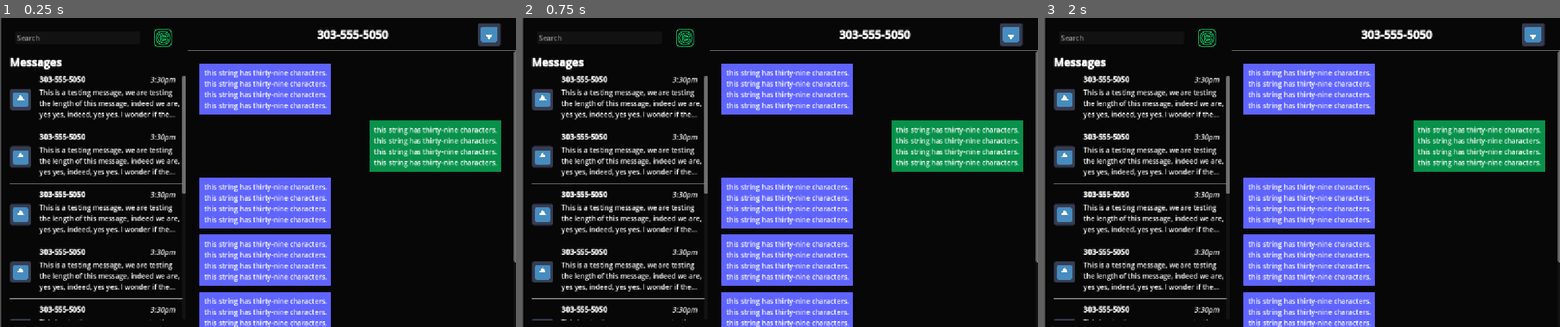
Above: before the commit, frames 1-3 (left to right).
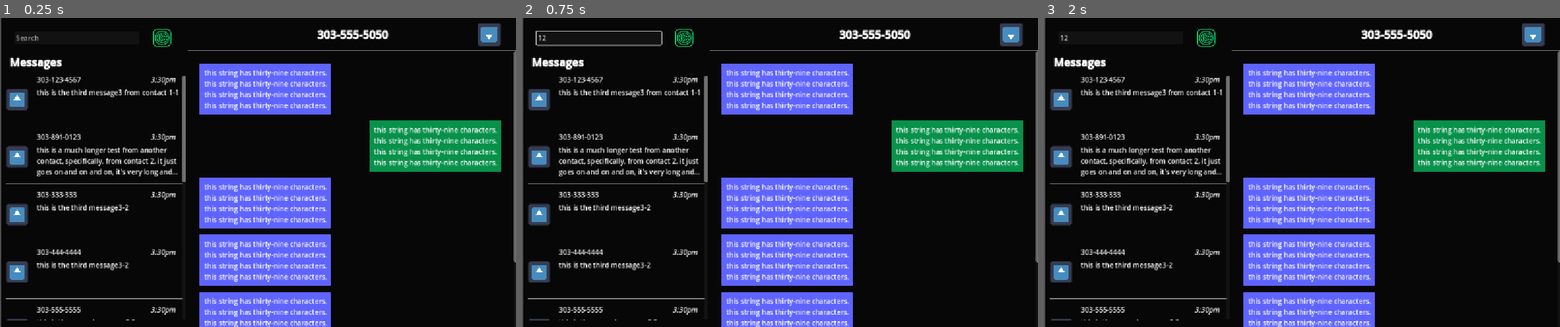
Above: after the commit, the same moments.

Repository: cyschneck/new-phone-who-dis
Game: Godot game, scene res://scenes/main.tscn
Same seed, same stepped clock (60 frames per second), same inputs: the game is played once before the commit and once after it. The engine's default icon, where the game draws it, is replaced by a stand-in: a white triangle on a blue panel in a dark square.
Inputs (mouse positions are in pixels of both pictures, inside the frame that each line leads up to; where the layout moved, square brackets give the same spot in the first picture):
- Up to frame 1 (0.25 s): no input
- Up to frame 2 (0.75 s): click (599, 36) at 0.52 s; type "12" at 0.6 s
- Up to frame 3 (2 s): click (1203, 36) [1209, 36] at 1.25 s

The runs differ from the first frame. In frame 1, 6.0% of the frame differs, in the area x 1-36%, y 3-98%; in frame 2, 6.2%; in frame 3, 6.0%.

Commit message:
fix ordering, add signals to buttons/lineedit

Diff:
--- a/new-phone-who-dis/data/base_messages.json
+++ b/new-phone-who-dis/data/base_messages.json
@@ -1,20 +1,89 @@
 {
   "contact 1": {
-	"contact_name": "Honeylick",
+	"contact_name": "Loudermilk",
 	"number": "303-123-4567",
 	"messages": {
-	  "base_message1": "this is a test from contact 1",
-	  "base_message2": "this is the second message2-1",
-	  "base_messsage3": "this is the third message3-1"
+	  "message1": "this is a test from contact 1",
+	  "message2": "this is the second message2 and a test for one-1",
+	  "message3": "this is the third message3 from contact 1-1"
 	}
   },
   "contact 2": {
-	"contact_name": "Loudermilk",
+	"contact_name": "Fakemilk",
 	"number": "303-891-0123",
 	"messages": {
-	  "base_message1": "this is a much longer test from another contact, specifically, from contact 2",
-	  "base_message2": "this is the second message2-2",
-	  "base_messsage3": "this is the third message3-2"
+	  "message1": "this is the second message2-2",
+	  "message2": "this is a much longer test from another contact, specifically, from contact 2, it just goes on and on and on, it's very long and kind of tedious",
 	}
-  }
+  },
+  "contact 3": {
+	"contact_name": "Quietmilk",
+	"number": "303-333-333",
+	"messages": {
+	  "message1": "now we are at contact 3, and this is a medium sized message, not too long",
+	  "message2": "this is the second message2-2",
+	  "message3": "this is the third message3-2"
+	}
+  },
+  "contact 4": {
+	"contact_name": "NoisyMilk",
+	"number": "303-444-4444",
+	"messages": {
+	  "message1": "contact 4",
+	  "message2": "this is the second message2-2",
+	  "message3": "this is the third message3-2"
+	}
+  },
+  "contact 5": {
+	"contact_name": "Sombermilk",
+	"number": "303-555-5555",
+	"messages": {
+	  "message1": "contact 5",
+	  "message2": "this is the second message2-2",
+	}
+  },
+  "contact 6": {
+	"contact_name": "Depressedmilk",
+	"number": "303-666-666",
+	"messages": {
+	  "message1": "contact six",
+	  "message2": "this is the second message2-2",
+	}
+  },
+  "contact 7": {
+	"contact_name": "Evenloudermilk",
+	"number": "303-777-7777",
+	"messages": {
+	  "message1": "contact seven",
+	  "message2": "this is the second message2-2",
+	  "message3": "this is the third message3-2"
+	}
+  },
+  "contact 8": {
+	"contact_name": "Loudestmilk",
+	"number": "303-888-8888",
+	"messages": {
+	  "message1":"contact eight",
+	  "message2": "this is the second message2-2",
+	  "message3": "this is the third message3-2"
+	}
+  },
+  "contact 9": {
+	"contact_name": "Wholemlik",
+	"number": "303-999-9999",
+	"messages": {
+	  "message1": "contact nine",
+	  "message2": "this is the second message2-2",
+	  "message3": "this is the third message3-2"
+	}
+  },
+  "contact 10": {
+	"contact_name": "Oatmilk",
+	"number": "303-101-0101",
+	"messages": {
+	  "message1": "contact ten",
+	  "message2": "this is the second message2-2",
+	  "message3": "this is the third message3-2"
+	}
+  },
 }
--- a/new-phone-who-dis/scenes/message_with_contact.tscn
+++ b/new-phone-who-dis/scenes/contact.tscn
@@ -1,6 +1,7 @@
-[gd_scene load_steps=3 format=3 uid="uid://cmb6w2h80yo6f"]
+[gd_scene load_steps=4 format=3 uid="uid://cmb6w2h80yo6f"]
 
 [ext_resource type="Texture2D" uid="uid://dlvsclu2wa70u" path="res://images/icon.svg" id="1_7au3x"]
+[ext_resource type="Script" uid="uid://yxcxfj6v4rdp" path="res://scripts/message_with_contact.gd" id="1_udrli"]
 
 [sub_resource type="StyleBoxEmpty" id="StyleBoxEmpty_bffxa"]
 
@@ -8,6 +9,7 @@
 custom_minimum_size = Vector2(330, 100)
 layout_mode = 3
 anchors_preset = 0
+script = ExtResource("1_udrli")
 
 [node name="TextureRect" type="TextureRect" parent="."]
 layout_mode = 1
@@ -80,3 +82,5 @@
 grow_vertical = 2
 theme_override_styles/focus = SubResource("StyleBoxEmpty_bffxa")
 flat = true
+
+[connection signal="pressed" from="Button" to="." method="_on_button_pressed"]
--- a/new-phone-who-dis/scenes/main.tscn
+++ b/new-phone-who-dis/scenes/main.tscn
@@ -1,12 +1,14 @@
-[gd_scene load_steps=7 format=3 uid="uid://d4fcn2e8yiomf"]
+[gd_scene load_steps=10 format=3 uid="uid://d4fcn2e8yiomf"]
 
 [ext_resource type="Texture2D" uid="uid://b4hrwgkmvlmdj" path="res://images/icons8-settings-50-0CCE6B.png" id="1_0wfyh"]
-[ext_resource type="PackedScene" uid="uid://cmb6w2h80yo6f" path="res://scenes/message_with_contact.tscn" id="1_ig7tw"]
+[ext_resource type="PackedScene" uid="uid://cmb6w2h80yo6f" path="res://scenes/contact.tscn" id="1_ig7tw"]
+[ext_resource type="Script" uid="uid://u181dkwfqb85" path="res://scripts/search_bar.gd" id="2_85g3d"]
+[ext_resource type="Script" uid="uid://f4530de140nn" path="res://scripts/settings.gd" id="3_o6xl0"]
 [ext_resource type="Texture2D" uid="uid://dlvsclu2wa70u" path="res://images/icon.svg" id="3_sugp2"]
 [ext_resource type="PackedScene" uid="uid://dfyv37tioa6mf" path="res://scenes/purple_text.tscn" id="4_tbgi4"]
 [ext_resource type="PackedScene" uid="uid://dnd2uyg2ruxms" path="res://scenes/green_text.tscn" id="5_tefeu"]
-
-[sub_resource type="ImageTexture" id="ImageTexture_ig7tw"]
+[ext_resource type="Script" uid="uid://do3e4ldyqejfj" path="res://scripts/game_manager.gd" id="6_tefeu"]
+[ext_resource type="Script" uid="uid://c0fwdldoayhqb" path="res://scripts/contacts_list_button.gd" id="6_tipki"]
 
 [node name="main" type="Control"]
 layout_mode = 3
@@ -17,24 +19,39 @@
 offset_right = 2.0
 grow_horizontal = 2
 grow_vertical = 2
+mouse_filter = 1
+
+[node name="GameManager" type="Control" parent="."]
+anchors_preset = 0
+offset_right = 40.0
+offset_bottom = 40.0
+mouse_filter = 1
+script = ExtResource("6_tefeu")
 
 [node name="BackgroundColor" type="ColorRect" parent="."]
 layout_mode = 0
 offset_right = 1200.0
 offset_bottom = 720.0
+mouse_filter = 1
 color = Color(0.0278246, 0.0278245, 0.0278245, 1)
 
 [node name="SearchBar" type="LineEdit" parent="BackgroundColor"]
+top_level = true
 custom_minimum_size = Vector2(0, 31)
 layout_mode = 0
 offset_left = 33.0
 offset_top = 31.0
 offset_right = 323.0
 offset_bottom = 62.0
+theme_override_colors/font_placeholder_color = Color(0.673164, 0.673164, 0.673164, 1)
+theme_override_constants/outline_size = 2
 placeholder_text = "Search"
-right_icon = SubResource("ImageTexture_ig7tw")
+keep_editing_on_text_submit = true
+emoji_menu_enabled = false
+script = ExtResource("2_85g3d")
 
 [node name="SettingsButton" type="TextureButton" parent="BackgroundColor"]
+top_level = true
 custom_minimum_size = Vector2(50, 50)
 layout_mode = 0
 offset_left = 351.0
@@ -42,13 +59,16 @@
 offset_right = 401.0
 offset_bottom = 71.0
 texture_normal = ExtResource("1_0wfyh")
+script = ExtResource("3_o6xl0")
 
 [node name="ContactMessageLeft" type="Control" parent="BackgroundColor"]
+unique_name_in_owner = true
 layout_mode = 1
 anchor_right = 0.36
 anchor_bottom = 1.0
 offset_right = -3.05176e-05
 grow_vertical = 2
+mouse_filter = 1
 metadata/_edit_use_anchors_ = true
 
 [node name="MessagesLabel" type="RichTextLabel" parent="BackgroundColor/ContactMessageLeft"]
@@ -64,71 +84,72 @@
 [node name="ContactMessageScrollContainer" type="ScrollContainer" parent="BackgroundColor/ContactMessageLeft"]
 custom_minimum_size = Vector2(330, 500)
 layout_mode = 0
-offset_left = 20.0
+offset_left = 12.0
 offset_top = 134.0
 offset_right = 429.0
 offset_bottom = 703.0
 
-[node name="Messages" type="VBoxContainer" parent="BackgroundColor/ContactMessageLeft/ContactMessageScrollContainer"]
+[node name="Contacts" type="VBoxContainer" parent="BackgroundColor/ContactMessageLeft/ContactMessageScrollContainer"]
 layout_mode = 2
 size_flags_horizontal = 3
 theme_override_constants/separation = 15
 
-[node name="MessageWithContact" parent="BackgroundColor/ContactMessageLeft/ContactMessageScrollContainer/Messages" instance=ExtResource("1_ig7tw")]
-layout_mode = 2
-
-[node name="HSeparator" type="HSeparator" parent="BackgroundColor/ContactMessageLeft/ContactMessageScrollContainer/Messages"]
-layout_mode = 2
-
-[node name="MessageWithContact2" parent="BackgroundColor/ContactMessageLeft/ContactMessageScrollContainer/Messages" instance=ExtResource("1_ig7tw")]
-layout_mode = 2
-
-[node name="HSeparator2" type="HSeparator" parent="BackgroundColor/ContactMessageLeft/ContactMessageScrollContainer/Messages"]
-layout_mode = 2
-
-[node name="MessageWithContact3" parent="BackgroundColor/ContactMessageLeft/ContactMessageScrollContainer/Messages" instance=ExtResource("1_ig7tw")]
-layout_mode = 2
-
-[node name="HSeparator3" type="HSeparator" parent="BackgroundColor/ContactMessageLeft/ContactMessageScrollContainer/Messages"]
-layout_mode = 2
-
-[node name="MessageWithContact4" parent="BackgroundColor/ContactMessageLeft/ContactMessageScrollContainer/Messages" instance=ExtResource("1_ig7tw")]
-layout_mode = 2
-
-[node name="HSeparator4" type="HSeparator" parent="BackgroundColor/ContactMessageLeft/ContactMessageScrollContainer/Messages"]
-layout_mode = 2
-
-[node name="MessageWithContact5" parent="BackgroundColor/ContactMessageLeft/ContactMessageScrollContainer/Messages" instance=ExtResource("1_ig7tw")]
-layout_mode = 2
-
-[node name="HSeparator5" type="HSeparator" parent="BackgroundColor/ContactMessageLeft/ContactMessageScrollContainer/Messages"]
-layout_mode = 2
-
-[node name="MessageWithContact6" parent="BackgroundColor/ContactMessageLeft/ContactMessageScrollContainer/Messages" instance=ExtResource("1_ig7tw")]
-layout_mode = 2
-
-[node name="HSeparator6" type="HSeparator" parent="BackgroundColor/ContactMessageLeft/ContactMessageScrollContainer/Messages"]
-layout_mode = 2
-
-[node name="MessageWithContact7" parent="BackgroundColor/ContactMessageLeft/ContactMessageScrollContainer/Messages" instance=ExtResource("1_ig7tw")]
-layout_mode = 2
-
-[node name="HSeparator7" type="HSeparator" parent="BackgroundColor/ContactMessageLeft/ContactMessageScrollContainer/Messages"]
-layout_mode = 2
-
-[node name="MessageWithContact8" parent="BackgroundColor/ContactMessageLeft/ContactMessageScrollContainer/Messages" instance=ExtResource("1_ig7tw")]
-layout_mode = 2
-
-[node name="HSeparator8" type="HSeparator" parent="BackgroundColor/ContactMessageLeft/ContactMessageScrollContainer/Messages"]
-layout_mode = 2
-
-[node name="MessageWithContact9" parent="BackgroundColor/ContactMessageLeft/ContactMessageScrollContainer/Messages" instance=ExtResource("1_ig7tw")]
-layout_mode = 2
-
-[node name="HSeparator9" type="HSeparator" parent="BackgroundColor/ContactMessageLeft/ContactMessageScrollContainer/Messages"]
+[node name="MessageWithContact" parent="BackgroundColor/ContactMessageLeft/ContactMessageScrollContainer/Contacts" instance=ExtResource("1_ig7tw")]
+layout_mode = 2
+
+[node name="HSeparator" type="HSeparator" parent="BackgroundColor/ContactMessageLeft/ContactMessageScrollContainer/Contacts"]
+layout_mode = 2
+
+[node name="MessageWithContact2" parent="BackgroundColor/ContactMessageLeft/ContactMessageScrollContainer/Contacts" instance=ExtResource("1_ig7tw")]
+layout_mode = 2
+
+[node name="HSeparator2" type="HSeparator" parent="BackgroundColor/ContactMessageLeft/ContactMessageScrollContainer/Contacts"]
+layout_mode = 2
+
+[node name="MessageWithContact3" parent="BackgroundColor/ContactMessageLeft/ContactMessageScrollContainer/Contacts" instance=ExtResource("1_ig7tw")]
+layout_mode = 2
+
+[node name="HSeparator3" type="HSeparator" parent="BackgroundColor/ContactMessageLeft/ContactMessageScrollContainer/Contacts"]
+layout_mode = 2
+
+[node name="MessageWithContact4" parent="BackgroundColor/ContactMessageLeft/ContactMessageScrollContainer/Contacts" instance=ExtResource("1_ig7tw")]
+layout_mode = 2
+
+[node name="HSeparator4" type="HSeparator" parent="BackgroundColor/ContactMessageLeft/ContactMessageScrollContainer/Contacts"]
+layout_mode = 2
+
+[node name="MessageWithContact5" parent="BackgroundColor/ContactMessageLeft/ContactMessageScrollContainer/Contacts" instance=ExtResource("1_ig7tw")]
+layout_mode = 2
+
+[node name="HSeparator5" type="HSeparator" parent="BackgroundColor/ContactMessageLeft/ContactMessageScrollContainer/Contacts"]
+layout_mode = 2
+
+[node name="MessageWithContact6" parent="BackgroundColor/ContactMessageLeft/ContactMessageScrollContainer/Contacts" instance=ExtResource("1_ig7tw")]
+layout_mode = 2
+
+[node name="HSeparator6" type="HSeparator" parent="BackgroundColor/ContactMessageLeft/ContactMessageScrollContainer/Contacts"]
+layout_mode = 2
+
+[node name="MessageWithContact7" parent="BackgroundColor/ContactMessageLeft/ContactMessageScrollContainer/Contacts" instance=ExtResource("1_ig7tw")]
+layout_mode = 2
+
+[node name="HSeparator7" type="HSeparator" parent="BackgroundColor/ContactMessageLeft/ContactMessageScrollContainer/Contacts"]
+layout_mode = 2
+
+[node name="MessageWithContact8" parent="BackgroundColor/ContactMessageLeft/ContactMessageScrollContainer/Contacts" instance=ExtResource("1_ig7tw")]
+layout_mode = 2
+
+[node name="HSeparator8" type="HSeparator" parent="BackgroundColor/ContactMessageLeft/ContactMessageScrollContainer/Contacts"]
+layout_mode = 2
+
+[node name="MessageWithContact9" parent="BackgroundColor/ContactMessageLeft/ContactMessageScrollContainer/Contacts" instance=ExtResource("1_ig7tw")]
+layout_mode = 2
+
+[node name="HSeparator9" type="HSeparator" parent="BackgroundColor/ContactMessageLeft/ContactMessageScrollContainer/Contacts"]
 layout_mode = 2
 
 [node name="MessageFieldRight" type="Control" parent="BackgroundColor"]
+unique_name_in_owner = true
 layout_mode = 1
 anchor_left = 0.36
 anchor_right = 1.0
@@ -153,7 +174,7 @@
 grow_horizontal = 2
 metadata/_edit_use_anchors_ = true
 
-[node name="RichTextLabel" type="RichTextLabel" parent="BackgroundColor/MessageFieldRight/Header"]
+[node name="Header" type="RichTextLabel" parent="BackgroundColor/MessageFieldRight/Header"]
 layout_mode = 1
 anchors_preset = 10
 anchor_right = 1.0
@@ -175,7 +196,7 @@
 grow_horizontal = 2
 grow_vertical = 0
 
-[node name="TextureButton" type="TextureButton" parent="BackgroundColor/MessageFieldRight/Header"]
+[node name="ContactsListButton" type="TextureButton" parent="BackgroundColor/MessageFieldRight/Header"]
 layout_mode = 1
 anchors_preset = -1
 anchor_left = 0.87826
@@ -188,6 +209,7 @@
 ignore_texture_size = true
 stretch_mode = 4
 flip_v = true
+script = ExtResource("6_tipki")
 metadata/_edit_use_anchors_ = true
 
 [node name="Label" type="Label" parent="BackgroundColor/MessageFieldRight"]
@@ -277,3 +299,7 @@
 
 [node name="SenderText6" parent="BackgroundColor/MessageFieldRight/TextField/ScrollContainer/MarginContainer/VBoxContainer" instance=ExtResource("4_tbgi4")]
 layout_mode = 2
+
+[connection signal="text_submitted" from="BackgroundColor/SearchBar" to="BackgroundColor/SearchBar" method="_on_text_submitted"]
+[connection signal="pressed" from="BackgroundColor/SettingsButton" to="BackgroundColor/SettingsButton" method="_on_pressed"]
+[connection signal="pressed" from="BackgroundColor/MessageFieldRight/Header/ContactsListButton" to="BackgroundColor/MessageFieldRight/Header/ContactsListButton" method="_on_pressed"]
--- /dev/null
+++ b/new-phone-who-dis/scripts/contacts_list_button.gd
@@ -0,0 +1,5 @@
+extends TextureButton
+
+
+func _on_pressed() -> void:
+	print("contacts list button pressed")
--- /dev/null
+++ b/new-phone-who-dis/scripts/game_manager.gd
@@ -0,0 +1,43 @@
+extends Control
+
+const BASE_MESSAGES_JSON = "res://data/base_messages.json"
+var base_messages_data: Dictionary = {} # JSON data for each button
+
+@onready var contact_message_left: Control = %ContactMessageLeft
+const CONTACT_PREFAB = preload("res://scenes/contact.tscn")
+
+func _ready() -> void:
+	# setup game on start based on datafiles
+
+	## LOAD DATA
+	load_json_data(BASE_MESSAGES_JSON)
+
+	## Clear placeholder contacts
+	var contacts = contact_message_left.get_child(1).get_child(0)
+	for contact in contacts.get_children():
+		contact.queue_free()
+
+	# populate the contacts list with starting values
+	populate_contacts_message_list()
+
+func populate_contacts_message_list() -> void:
+	var contacts = contact_message_left.get_child(1).get_child(0)
+	for contact in base_messages_data.keys():
+		var new_contact = CONTACT_PREFAB.instantiate()
+		var contact_name = new_contact.get_child(1).get_child(0).get_child(0).get_child(0)
+		contact_name.text = base_messages_data[contact]["number"]
+		new_contact.name =  base_messages_data[contact]["number"]
+		var message = new_contact.get_child(1).get_child(1)
+		var message_keys = base_messages_data[contact]["messages"].keys()
+		var last_message = message_keys[-1]
+		message.text = base_messages_data[contact]["messages"][last_message]
+
+		contacts.add_child(new_contact)
+		var new_h_sep = HSeparator.new()
+		contacts.add_child(new_h_sep)
+
+## JSON DATA
+func load_json_data(file_path: String):
+	var data_file = FileAccess.open(file_path, FileAccess.READ)
+	var results = JSON.parse_string(data_file.get_as_text())
+	base_messages_data = results
--- /dev/null
+++ b/new-phone-who-dis/scripts/message_with_contact.gd
@@ -0,0 +1,5 @@
+extends Control
+
+
+func _on_button_pressed() -> void:
+	print("pressed: " + self.name)
--- /dev/null
+++ b/new-phone-who-dis/scripts/search_bar.gd
@@ -0,0 +1,5 @@
+extends LineEdit
+
+
+func _on_text_submitted(new_text: String) -> void:
+	print("text submitted: " + new_text)
--- /dev/null
+++ b/new-phone-who-dis/scripts/settings.gd
@@ -0,0 +1,5 @@
+extends TextureButton
+
+
+func _on_pressed() -> void:
+	print("settings button pressed")
Not shown, added: new-phone-who-dis/scripts/contacts_list_button.gd.uid
Not shown, added: new-phone-who-dis/scripts/game_manager.gd.uid
Not shown, added: new-phone-who-dis/scripts/message_with_contact.gd.uid
Not shown, added: new-phone-who-dis/scripts/search_bar.gd.uid
Not shown, added: new-phone-who-dis/scripts/settings.gd.uid
